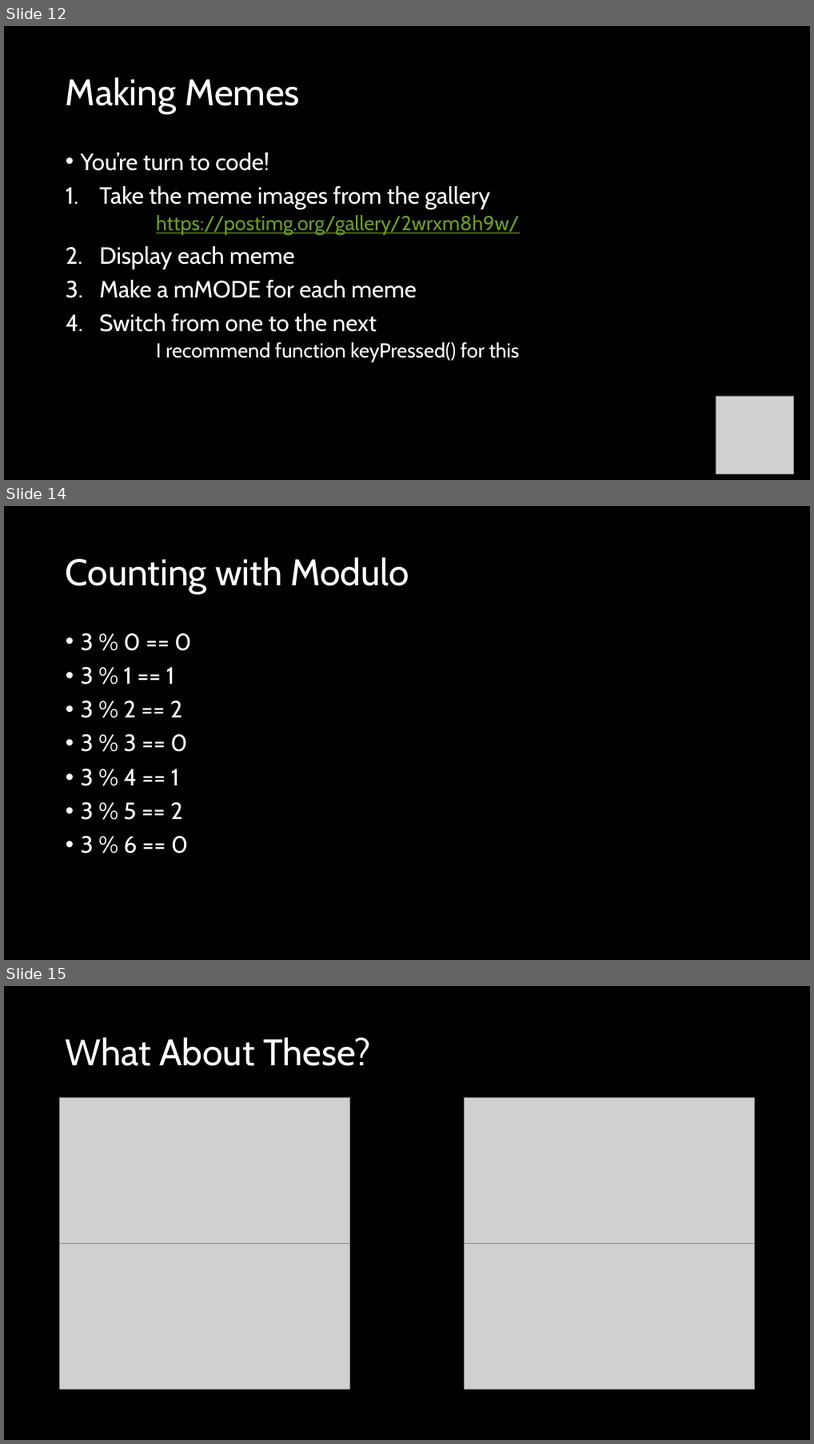
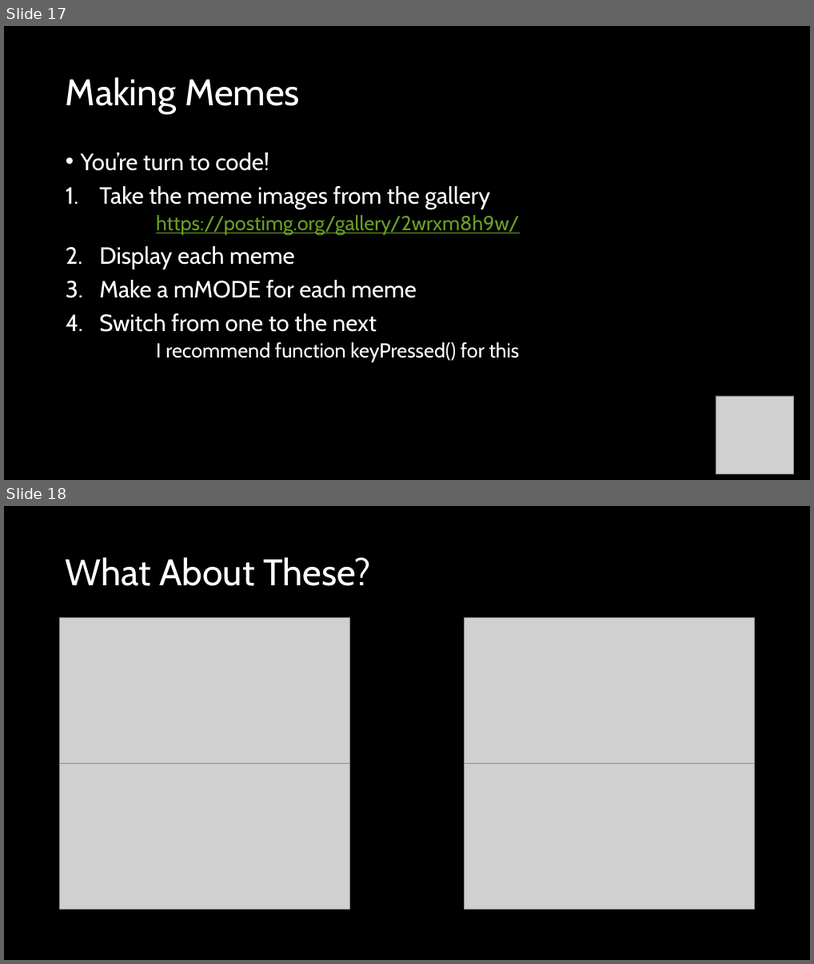
Before and after one commit to crhallberg/IMM120, a slide deck: Presentations/2018-10-01 - Event and Media.pptx. Shown one above the other, each under a label of ours: slides 12, 14 and 15 before the commit, slides 17 and 18 after it; the slides between them are not shown. The pictures are 814x1444 and 814x964 pixels, drawn with LibreOffice and Linux fonts; fonts in the diff are those of the drawing; grey boxes stand for pictures. Boxes give left, top, right and bottom in pixels: in the first picture for what was removed or moved away, otherwise in the second. Text is boxed around its words. In the diff, an @@ line names an element or a change of style, - is before the commit and + after.

```diff
--- a/Presentations/2018-10-01 - Event and Media.pptx
+++ b/Presentations/2018-10-01 - Event and Media.pptx
@@ slide 14 removed at <box>4,506,810,960</box>, background #000000 @@
@@ title removed at <box>66,557,410,594</box> @@
-Counting with Modulo
@@ text removed at <box>81,633,191,853</box> @@
-• 3 % 0 == 0
-• 3 % 1 == 1
-• 3 % 2 == 2
-• 3 % 3 == 0
-• 3 % 4 == 1
-• 3 % 5 == 2
-• 3 % 6 == 0
@@ what was slide 12 is now slide 17 @@
@@ what was slide 15 is now slide 18 @@
```
Also in this commit, not shown: 2 slides changed, 5 slides added, 1 other slide removed.
